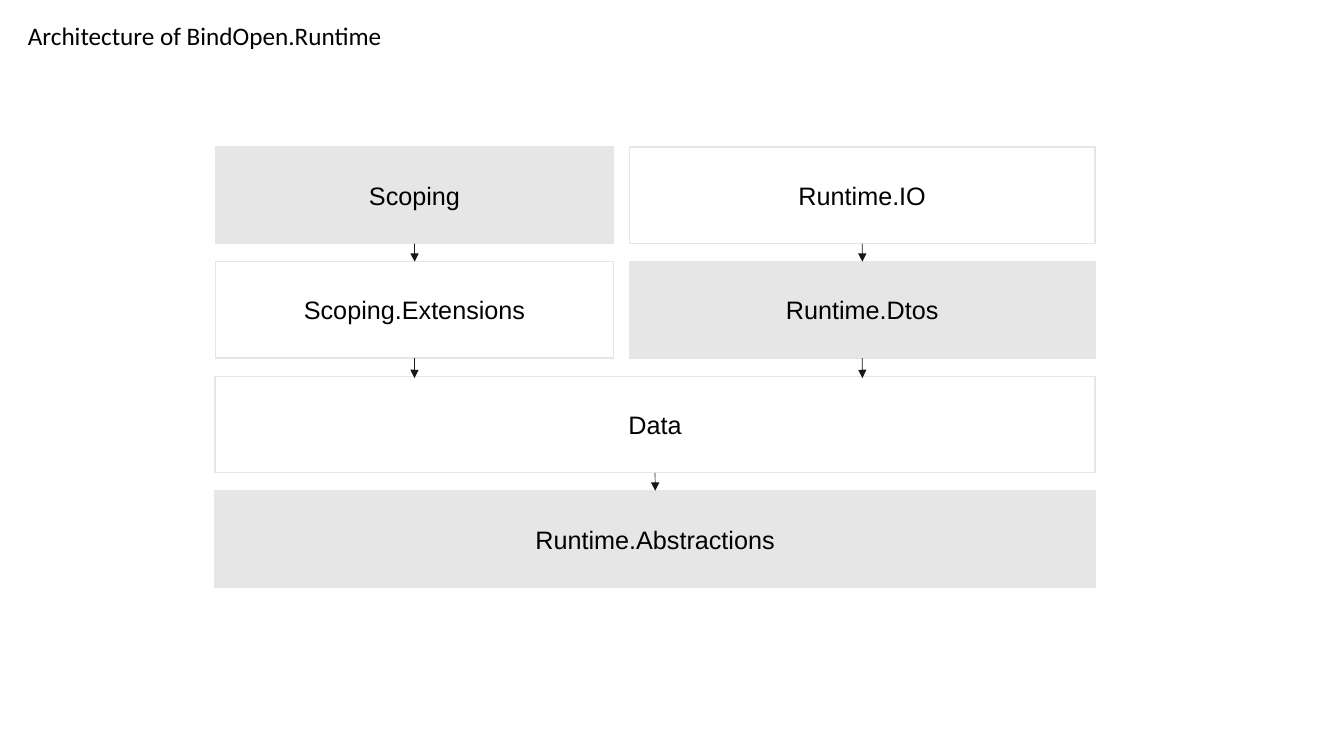
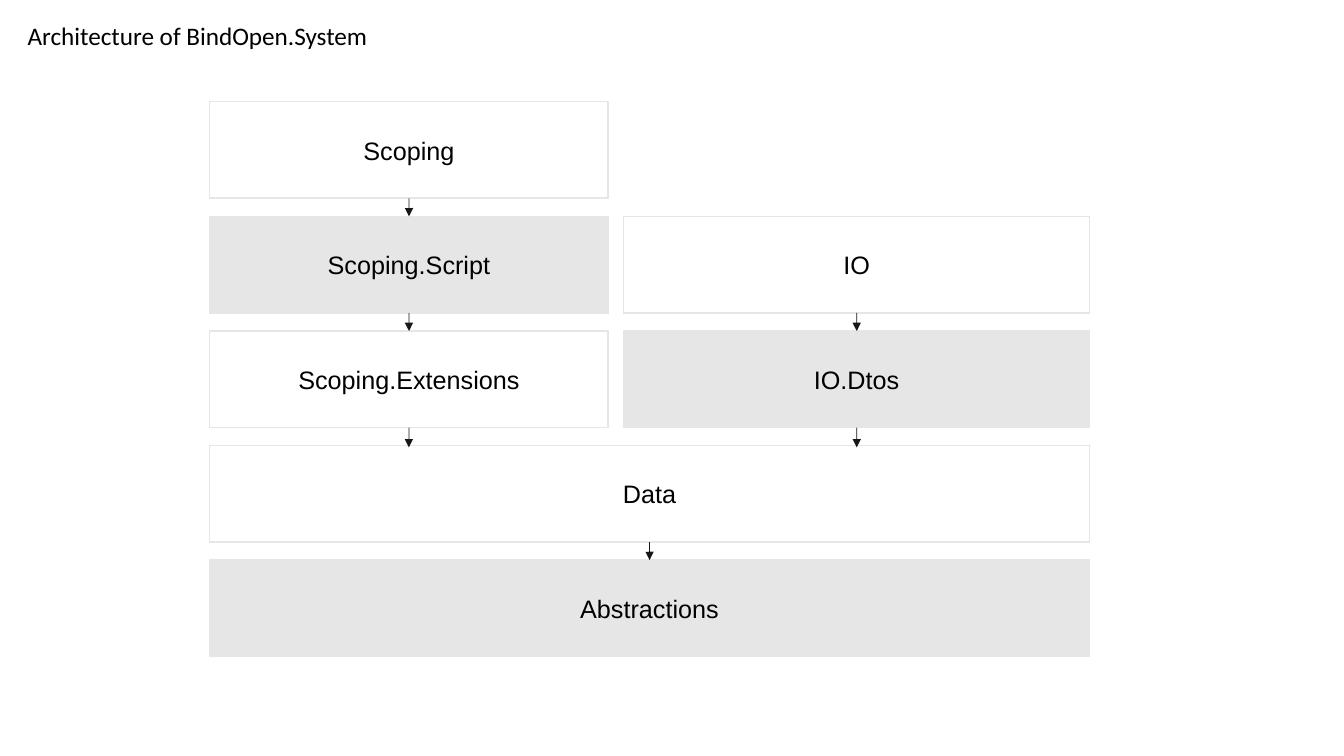
Before and after one commit to bindopen/BindOpen.Kernel, a slide deck: slide 1 of docs/ress/bindopen/BindOpen_Schemas.ppt. Drawn at 1344x756 pixels with LibreOffice and Linux fonts; fonts in the diff are those of the drawing. Boxes give left, top, right and bottom in pixels: in the first picture for what was removed or moved away, otherwise in the second. Text is boxed around its words. In the diff, an @@ line names an element or a change of style, - is before the commit and + after.

Commit message:
- Updating bdo architecture in resources

```diff
--- a/docs/ress/bindopen/BindOpen_Schemas.ppt
+++ b/docs/ress/bindopen/BindOpen_Schemas.ppt
@@ text at [28,27,367,49]: text changed @@
-Architecture of BindOpen.Runtime
+Architecture of BindOpen.System
@@ rectangle "Scoping" at [210,102,608,198]: fill #E7E6E6 to none @@
@@ rectangle added at [210,217,608,313], fill #E7E6E6, outline #E7E6E6 0.99 pt, 18 pt, text #000000 @@
+Scoping.Script
@@ text in rectangle at [843,256,870,275]: text changed @@
-Runtime.IO
+IO
@@ 3 arrows, 1 rectangle: place and size @@
-3 arrows, 1 rectangle at [216,147,862,378]
+3 arrows, 1 rectangle at [210,102,856,330]
@@ 5 rectangles, 1 arrow: place and size @@
-5 rectangles, 1 arrow at [216,147,1095,587]
+5 rectangles, 1 arrow at [210,217,1089,657]
@@ text in rectangle at [814,371,899,390]: text changed @@
-Runtime.Dtos
+IO.Dtos
@@ arrow added from (409, 427) to (409, 447), #181717 0.51 pt @@
@@ arrow moved from (862, 244) - (862, 262) to (856, 427) - (856, 447) @@
@@ text in rectangle at [580,599,719,619]: text changed @@
-Runtime.Abstractions
+Abstractions
```
Also in this commit, not shown: 1 other file.
